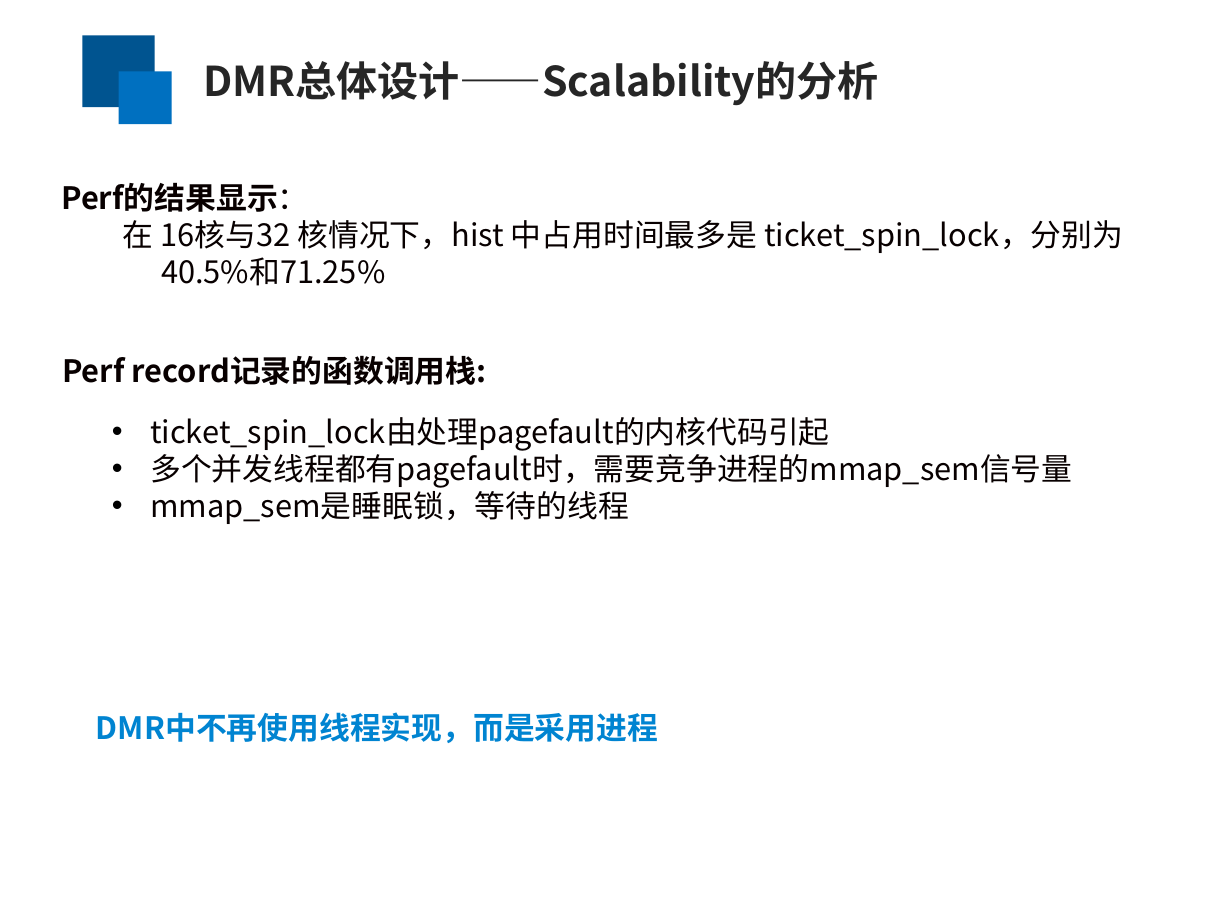
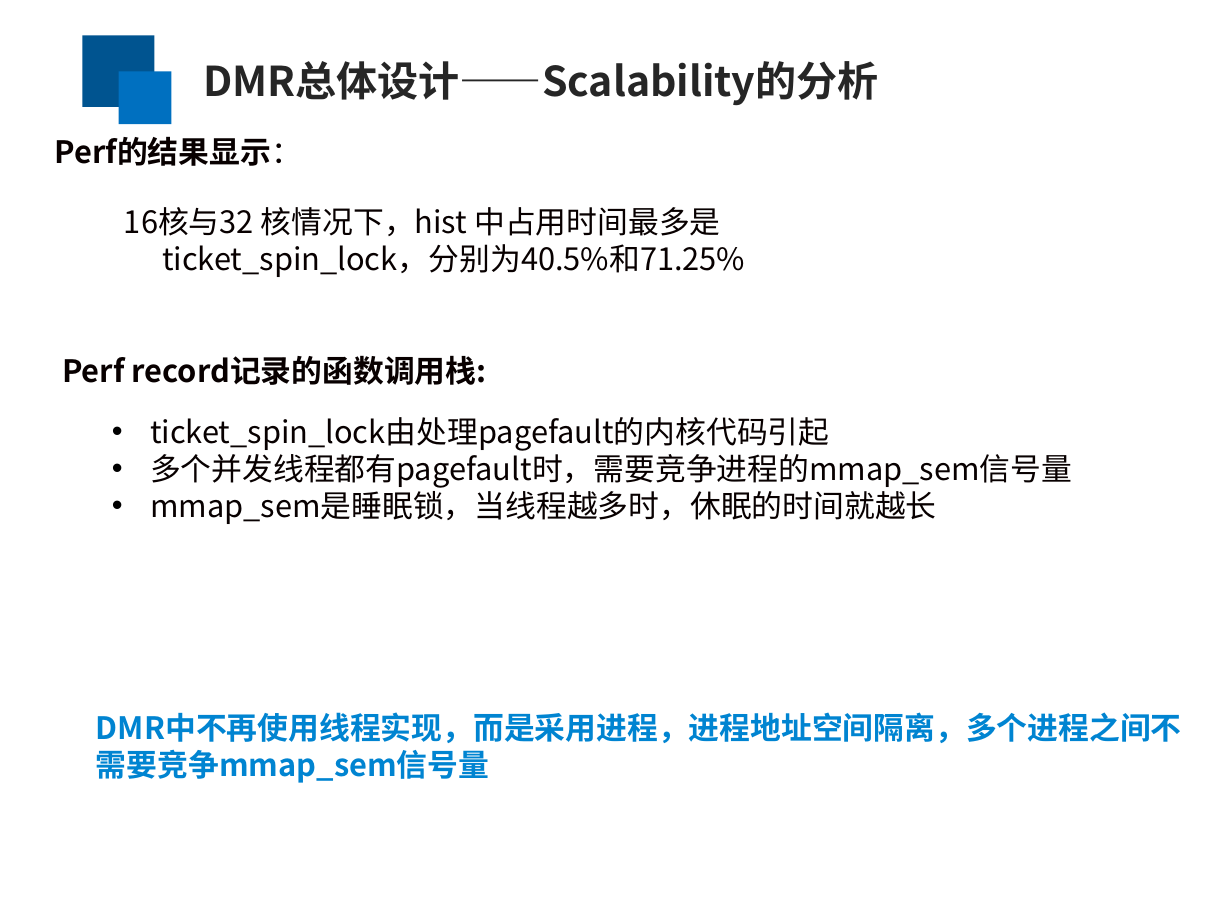
Before and after one commit to yufenyu/work, a slide deck: slide 12 of dmr_paper/paper/chinaSys-2016.ppt (slide 13 before the commit). Drawn at 1232x924 pixels with LibreOffice and Linux fonts; fonts in the diff are those of the drawing. Boxes give left, top, right and bottom in pixels: in the first picture for what was removed or moved away, otherwise in the second. Text is boxed around its words. In the diff, an @@ line names an element or a change of style, - is before the commit and + after.

```diff
--- a/dmr_paper/paper/chinaSys-2016.ppt
+++ b/dmr_paper/paper/chinaSys-2016.ppt
@@ text added at bbox=[55, 136, 302, 166], 18 pt, text #080000, bold @@
+Perf的结果显示：
@@ text at bbox=[124, 207, 745, 277]: text changed @@
-Perf的结果显示：
-  在 16核与32 核情况下，hist 中占用时间最多是 ticket_spin_lock，分别为40.5%和71.25%
+  16核与32 核情况下，hist 中占用时间最多是 ticket_spin_lock，分别为40.5%和71.25%
@@ text at bbox=[150, 485, 937, 524]: text changed @@
-  • mmap_sem是睡眠锁，等待的线程
+  • mmap_sem是睡眠锁，当线程越多时，休眠的时间就越长
@@ text at bbox=[96, 712, 1182, 783]: text changed @@
-DMR中不再使用线程实现，而是采用进程
+DMR中不再使用线程实现，而是采用进程，进程地址空间隔离，多个进程之间不需要竞争mmap_sem信号量
```
Also in this commit, not shown: 11 other slides changed, 1 slide removed.
